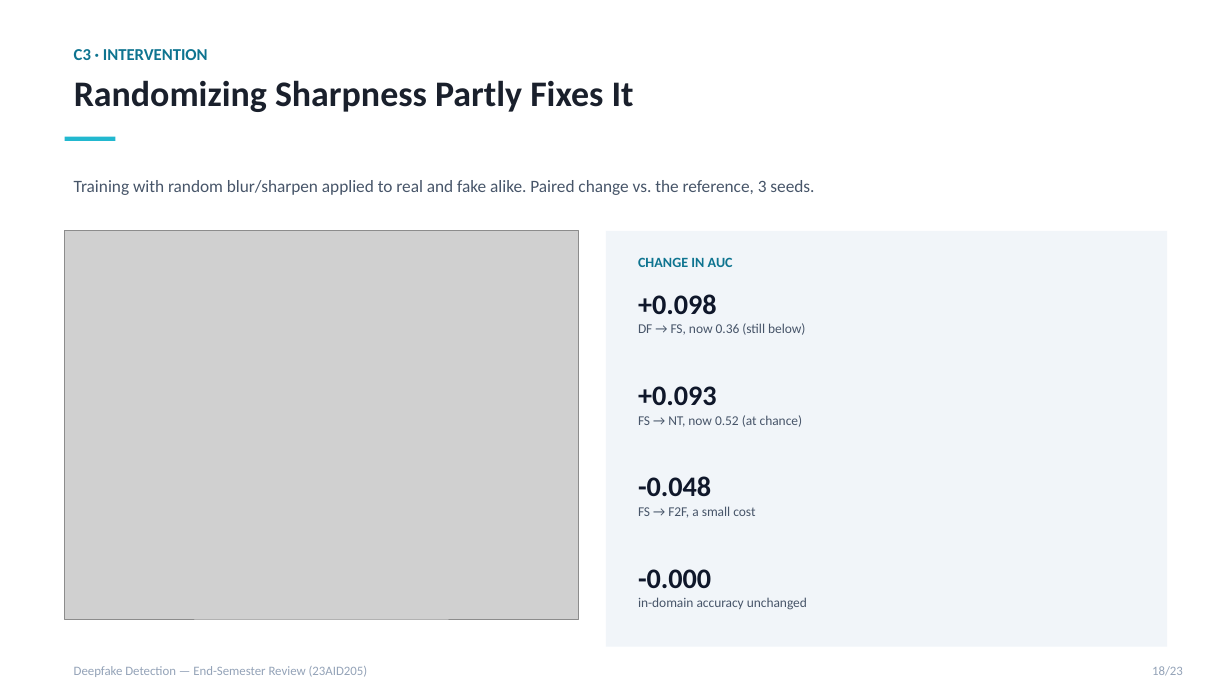
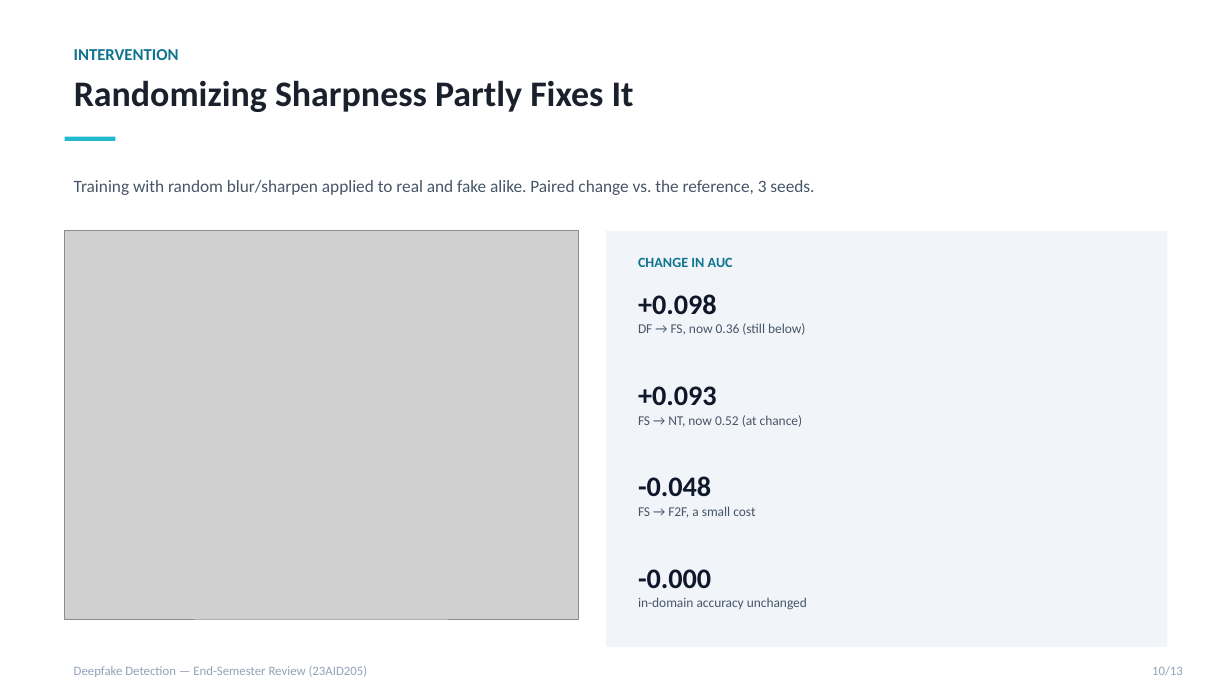
Before and after one commit to DUNE-ODYSSEY/deepfake-detection, a slide deck: slide 10 of docs/end_review_presentation.pptx (slide 18 before the commit). Drawn at 1232x693 pixels with LibreOffice and Linux fonts; fonts in the diff are those of the drawing; grey boxes stand for pictures. Boxes give left, top, right and bottom in pixels: in the first picture for what was removed or moved away, otherwise in the second. Text is boxed around its words. In the diff, an @@ line names an element or a change of style, - is before the commit and + after.

```diff
--- a/docs/end_review_presentation.pptx
+++ b/docs/end_review_presentation.pptx
@@ text at [74, 49, 179, 60]: text changed @@
-C3 · INTERVENTION
+INTERVENTION
@@ text at [1152, 666, 1183, 676]: text changed @@
-18/23
+10/13
```
Also in this commit, not shown: 10 other slides changed, 1 slide added, 11 slides removed.
